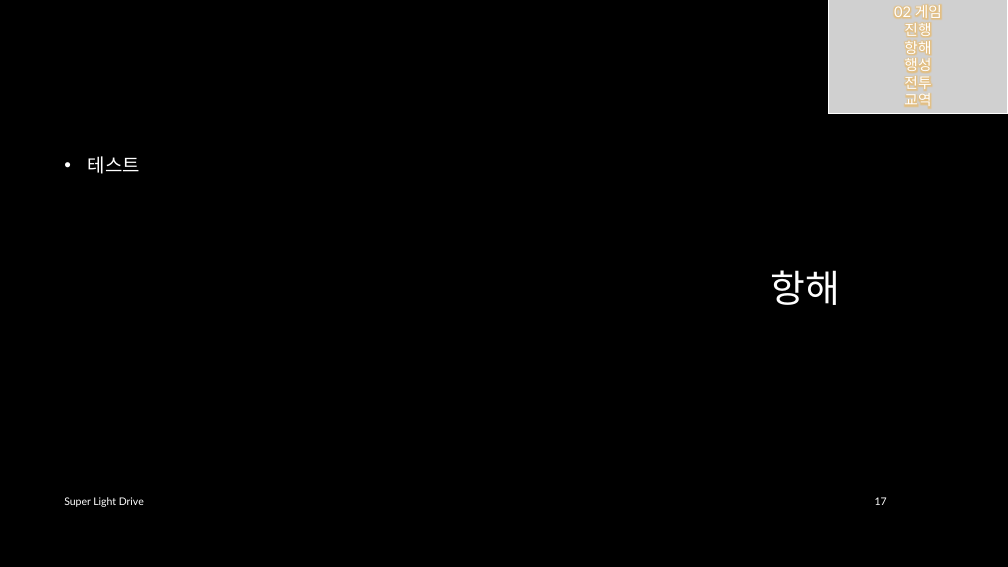
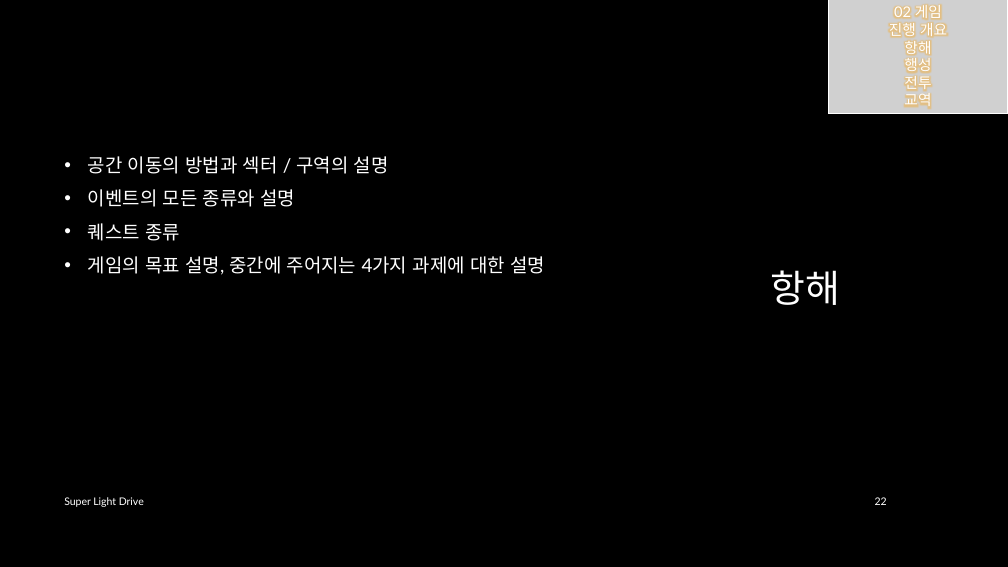
Before and after one commit to iconstudio/2017-Platformer, a slide deck: slide 22 of slides/SuperLightDrive_20171228.pptx (slide 17 before the commit). Drawn at 1008x567 pixels with LibreOffice and Linux fonts; fonts in the diff are those of the drawing; grey boxes stand for pictures; background and template pictures are left out. Boxes give left, top, right and bottom in pixels: in the first picture for what was removed or moved away, otherwise in the second. Text is boxed around its words. In the diff, an @@ line names an element or a change of style, - is before the commit and + after.

```diff
--- a/slides/SuperLightDrive_20171228.pptx
+++ b/slides/SuperLightDrive_20171228.pptx
@@ text in picture at (889,22,947,37): text changed @@
-진행
+진행 개요
@@ text at (88,156,545,275): text changed @@
-• 테스트
+• 공간 이동의 방법과 섹터 / 구역의 설명
+• 이벤트의 모든 종류와 설명
+• 퀘스트 종류
+• 게임의 목표 설명, 중간에 주어지는 4가지 과제에 대한 설명
@@ page number at (875,497,887,505): text changed @@
-17
+22
```
Also in this commit, not shown: 15 other slides changed, 5 slides added, 3 other files.
